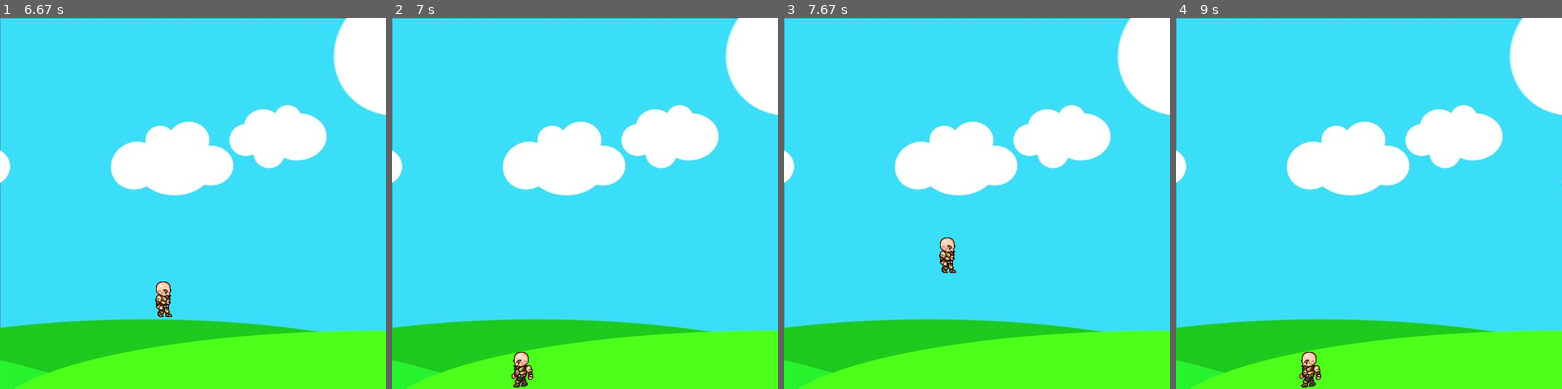
Above: before the commit, frames 1-4 (left to right).
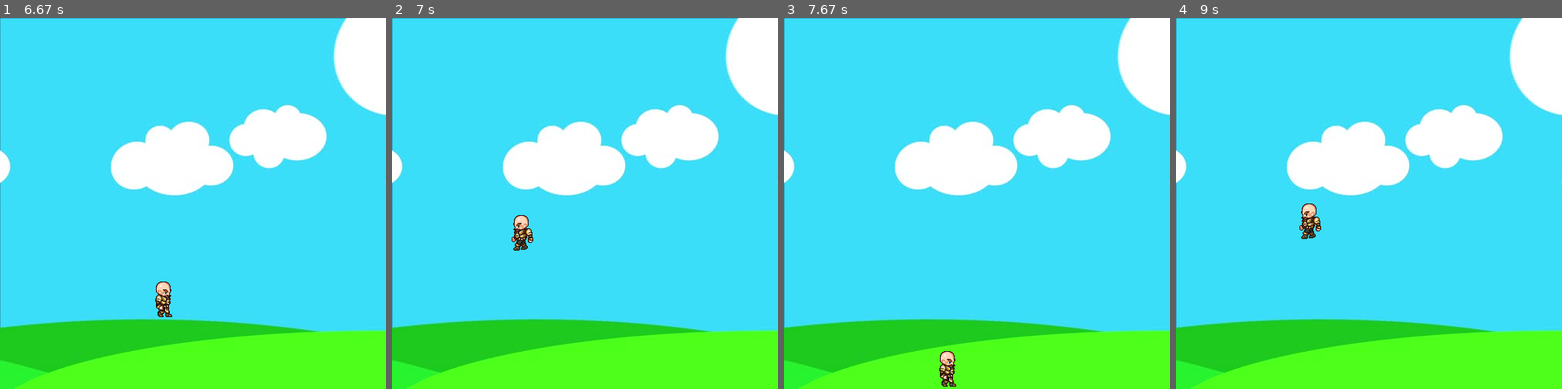
Above: after the commit, the same moments.

Repository: KaisChebata/1-Pygame-Tutorial-for-Beginners-I
Game: pygame game, started from 4-Optimization-OOP/super_sprite.py
The game is run twice, just before and just after one commit, with the same random seed, the same clock (stepped at 60 frames per second) and the same inputs.
Inputs:
- Up to frame 1 (6.67 s): hold Space 0.33-0.8 s; hold Right 0.33-0.8 s; hold Right 0.83-1.3 s; tap Space at 0.9, 1.2, 1.4, 1.7, 1.9, 2.2, 2.47, 2.77, 2.9, 3.2, 3.57, 3.87, 4.07, 4.37, 4.57, 4.87, 5.07, 5.37, 5.63, 5.93, 6.07, 6.37 s; hold Right 1.33-1.8 s; hold Left 1.83-2.37 s; hold Left 2.4-2.8 s; hold Right 2.83-3.47 s; hold Left 3.5-3.97 s; hold Right 4-4.47 s; hold Right 4.5-4.97 s; hold Left 5-5.53 s; hold Left 5.57-5.97 s; hold Right 6-6.63 s
- Up to frame 2 (7 s): hold Left from 6.67 s (still down); tap Space at 6.73 s
- Up to frame 3 (7.67 s): tap Space at 7.03, 7.23, 7.53 s; release Left at 7.13 s; hold Right 7.17-7.63 s
- Up to frame 4 (9 s): hold Right 7.67-8.13 s; tap Space at 7.73, 8.03, 8.23, 8.53, 8.8 s; hold Left 8.17-8.7 s; hold Left from 8.73 s (still down)

Frame 1 is identical in both runs. In frame 2, 0.7% of the frame differs, in the area x 31-37%, y 53-100%; in frame 3, 0.7%; in frame 4, 0.7%.

Commit message:
update jump movement

Diff:
--- a/4-Optimization-OOP/sprite.py
+++ b/4-Optimization-OOP/sprite.py
@@ -62,7 +62,7 @@
         if self.is_jump:
             self.jump()
 
-        # update rect object from self.x
+        # update rect object from self.x, and self.y
         self.rect.x = self.x
         self.rect.y = self.y
 
--- a/4-Optimization-OOP/super_sprite.py
+++ b/4-Optimization-OOP/super_sprite.py
@@ -35,6 +35,8 @@
 
     def _check_events(self):
         """Response to Keypresses and mouse events."""
+        pressed_keys = pygame.key.get_pressed()
+
         for event in pygame.event.get():
             if event.type == pygame.QUIT:
                 sys.exit()
@@ -44,14 +46,17 @@
             elif event.type == pygame.KEYUP:
                 self._check_keyup_events(event)
 
+        if pressed_keys[pygame.K_SPACE] and not self.sprite.is_jump:
+            self.sprite.is_jump = True
+
     def _check_keydown_events(self, event):
         """Respond to Keypresses"""
         if event.key == pygame.K_RIGHT:
             self.sprite.moving_right = True
         elif event.key == pygame.K_LEFT:
             self.sprite.moving_left = True
-        elif event.key == pygame.K_SPACE and not self.sprite.is_jump:
-            self.sprite.is_jump = True
+        # elif event.key == pygame.K_SPACE and not self.sprite.is_jump:
+        #     self.sprite.is_jump = True
         elif event.key == pygame.K_q:
             sys.exit()
 
